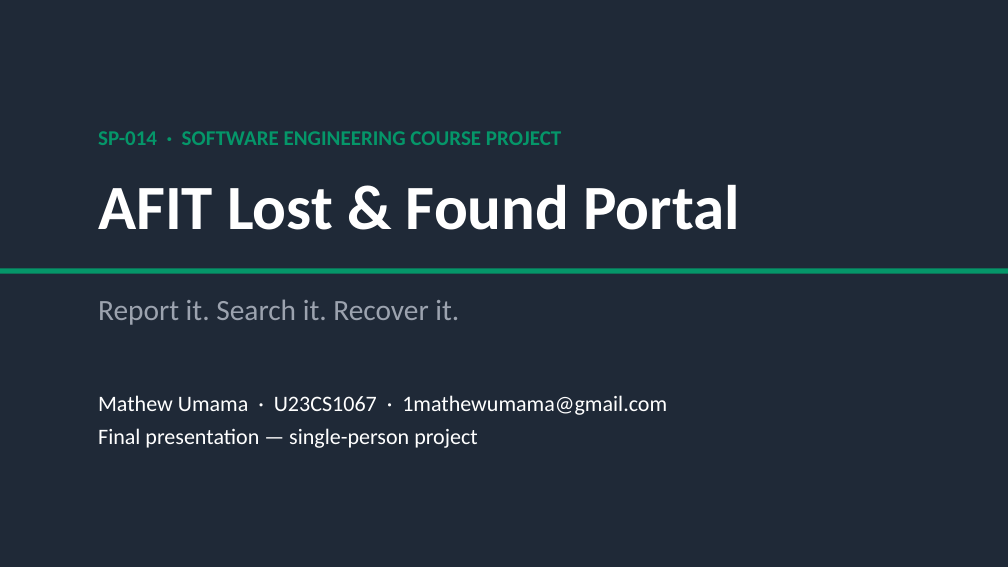
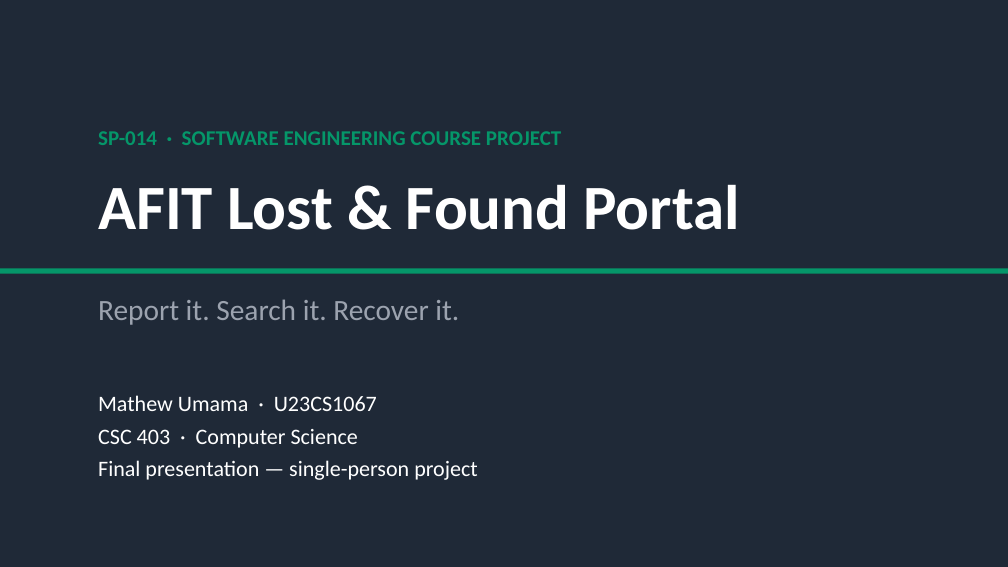
Before and after one commit to 1mathew2/afit-lost-and-found, a slide deck: slide 1 of AFIT_Lost_and_Found_Presentation_v2.pptx. Drawn at 1008x567 pixels with LibreOffice and Linux fonts; fonts in the diff are those of the drawing. Boxes give left, top, right and bottom in pixels: in the first picture for what was removed or moved away, otherwise in the second. Text is boxed around its words. In the diff, an @@ line names an element or a change of style, - is before the commit and + after.

Commit message:
slides: swap email for course/dept/matric (CSC 403, Computer Science)

```diff
--- a/AFIT_Lost_and_Found_Presentation_v2.pptx
+++ b/AFIT_Lost_and_Found_Presentation_v2.pptx
@@ text at (x1=98, y1=395, x2=377, y2=448): text changed @@
-Mathew Umama · U23CS1067 · 1mathewumama@gmail.com
+Mathew Umama · U23CS1067
+CSC 403 · Computer Science
```
Also in this commit, not shown: 1 other slide changed, 2 other files.
